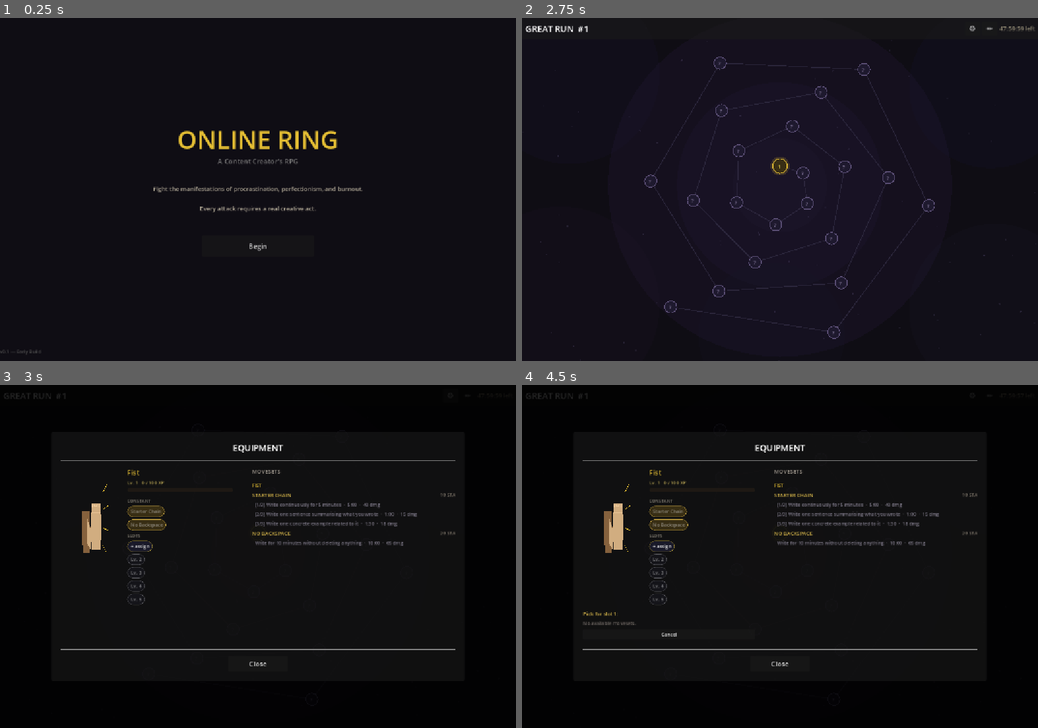
Above: before the commit, frames 1-4 (two rows, left to right).
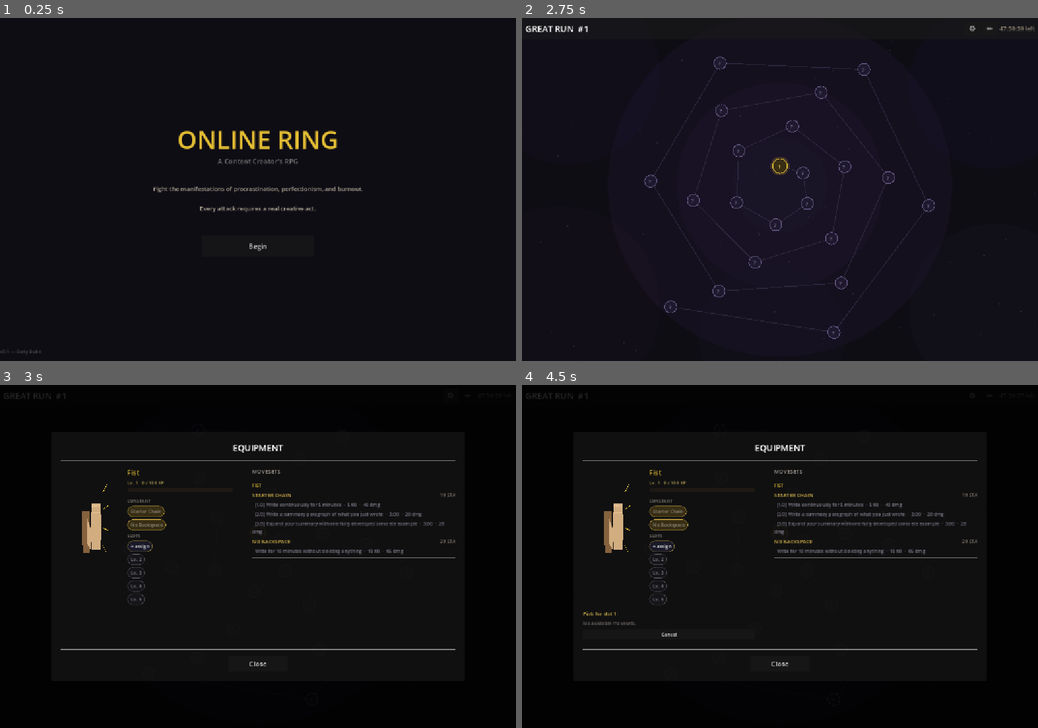
Above: after the commit, the same moments.

Repository: WRCIECH/online-ring
Game: Godot game, scene res://scenes/main/main.tscn
Same seed, same stepped clock (60 frames per second), same inputs: the game is played once before the commit and once after it.
Inputs (mouse positions are in pixels of both pictures, inside the frame that each line leads up to):
- Up to frame 1 (0.25 s): no input
- Up to frame 2 (2.75 s): click "Begin" at 0.5 s; click (780, 189) at 1.25 s; click "Begin Run" at 2 s
- Up to frame 3 (3 s): click "⚙" at 2.75 s
- Up to frame 4 (4.5 s): click "✏" at 3.5 s; click "+ assign" at 4.25 s

Frames 1-2 are identical in both runs. In frame 3, 0.9% of the frame differs, in the area x 48-89%, y 36-51%; in frame 4, 0.9%.

Commit message:
Enforce 2-minute minimum on all attack moveset steps
Redesigned 6 steps across 4 movesets that were too short to represent
real writing work. Every attack step is now >= 120s; defence movesets
(unarmed_block/parry) remain short by design.

- starter_chain steps 2-3: 60s/90s → 180s each; tasks expanded to
  summary paragraph and fully developed concrete example
- immediate_strike step 1: 10s sprint replaced with full opening
  paragraph task (180s); step 2 description updated to match
- single_thought step 1: 60s one-liner → 180s opinion + full reasoning;
  step 2 description upgraded to a proper defending paragraph (120s)
- recovery_roll step 1: 30s "return to document" → 120s written recap
  of where you left off before the distraction

Co-Authored-By: Claude Sonnet 4.6 <noreply@anthropic.com>

Diff:
--- a/data/weapons/moveset_db.gd
+++ b/data/weapons/moveset_db.gd
@@ -16,9 +16,9 @@
 		"stamina_cost": 10,
 		"types":        ["unarmed", "starter", "daily"],
 		"steps": [
-			{"name": "Write continuously for 5 minutes",               "time": 300, "base_damage": 40, "poise_damage": 16},
-			{"name": "Write one sentence summarising what you wrote",   "time":  60, "base_damage": 15, "poise_damage":  6},
-			{"name": "Write one concrete example related to it",        "time":  90, "base_damage": 18, "poise_damage":  7},
+			{"name": "Write continuously for 5 minutes",                               "time": 300, "base_damage": 40, "poise_damage": 16},
+			{"name": "Write a summary paragraph of what you just wrote",               "time": 180, "base_damage": 28, "poise_damage": 12},
+			{"name": "Expand your summary with one fully developed concrete example",   "time": 180, "base_damage": 28, "poise_damage": 12},
 		],
 	},
 
@@ -42,8 +42,8 @@
 		"stamina_cost": 5,
 		"types":        ["unarmed", "anti_hesitation", "daily"],
 		"steps": [
-			{"name": "Open document and write first sentence within 10 seconds", "time":  10, "base_damage":  8, "poise_damage":  4},
-			{"name": "Continue writing for 2 minutes",                           "time": 120, "base_damage": 22, "poise_damage":  9},
+			{"name": "Write your opening paragraph — no stopping, no editing", "time": 180, "base_damage": 28, "poise_damage": 10},
+			{"name": "Continue writing the next paragraph immediately",         "time": 120, "base_damage": 22, "poise_damage":  9},
 		],
 	},
 
@@ -54,8 +54,8 @@
 		"stamina_cost": 8,
 		"types":        ["unarmed", "opinion", "daily"],
 		"steps": [
-			{"name": "Write one opinion in a single sentence",  "time":  60, "base_damage": 15, "poise_damage":  6},
-			{"name": "Write one sentence defending it",         "time": 120, "base_damage": 22, "poise_damage":  9},
+			{"name": "State your opinion and write the full reasoning behind it",           "time": 180, "base_damage": 28, "poise_damage": 12},
+			{"name": "Write a full paragraph defending your opinion with a specific example", "time": 120, "base_damage": 22, "poise_damage":  9},
 		],
 	},
 
@@ -112,8 +112,8 @@
 		"stamina_cost": 5,
 		"types":        ["unarmed", "recovery", "daily"],
 		"steps": [
-			{"name": "Return to your document after distraction",       "time":  30, "base_damage": 10, "poise_damage":  4},
-			{"name": "Write for 2 more minutes",                        "time": 120, "base_damage": 22, "poise_damage":  9},
+			{"name": "Write 2-3 sentences recapping where you left off before the distraction", "time": 120, "base_damage": 22, "poise_damage":  9},
+			{"name": "Continue writing from that point for 2 more minutes",                     "time": 120, "base_damage": 22, "poise_damage":  9},
 		],
 	},
 
